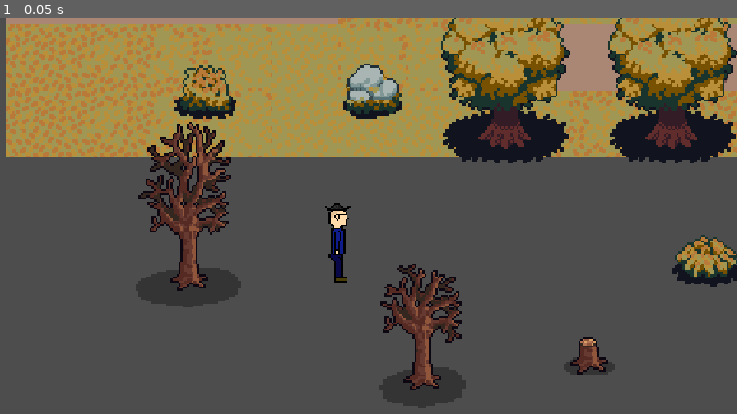
Above: before the commit, frame 1.
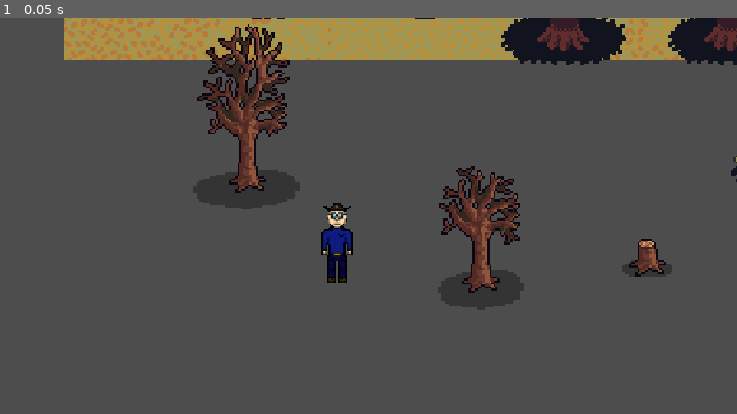
Above: after the commit, the same moment.

Repository: skyrix1627/GraveGuard
Game: Godot game, scene res://scenes/game.tscn
Two runs of this game, one before a commit and one after it. Both use one fixed random seed, a clock stepped at 60 frames per second and the inputs below.
Inputs:
- Up to frame 1 (0.05 s): no input

The runs differ from the first frame. In frame 1, 43% of the frame differs, in the area x 0-100%, y 0-99%.

Commit message:
removed uneccessary parts, made character animations work

Diff:
--- a/main.gd
+++ /dev/null
@@ -1,11 +0,0 @@
-extends Node
-
-
-# Called when the node enters the scene tree for the first time.
-func _ready() -> void:
-	pass # Replace with function body.
-
-
-# Called every frame. 'delta' is the elapsed time since the previous frame.
-func _process(delta: float) -> void:
-	pass
--- a/player.tscn
+++ b/player.tscn
@@ -3,5 +3,5 @@
 [ext_resource type="Texture2D" uid="uid://b7ca1arfno1eq" path="res://assets/sprites/player.png" id="1_4flbx"]
 
 [node name="Player" type="Sprite2D" unique_id=115706461]
-position = Vector2(463, 542)
+position = Vector2(634, 427)
 texture = ExtResource("1_4flbx")
--- a/scenes/game.tscn
+++ b/scenes/game.tscn
@@ -1099,9 +1099,8 @@
 layer_0/tile_data = PackedInt32Array(524293, 786432, 7, 786449, 1048576, 9, 786444, 524288, 9)
 
 [node name="Player" parent="." unique_id=1489929400 instance=ExtResource("1_uwrxv")]
-z_index = 2
-position = Vector2(159, 153)
-
-[node name="Camera2D" type="Camera2D" parent="Player" unique_id=740775175]
+position = Vector2(131, 200)
+
+[node name="Camera2D" type="Camera2D" parent="Player" unique_id=635150077]
 zoom = Vector2(3, 3)
 position_smoothing_enabled = true
--- a/scenes/player.tscn
+++ b/scenes/player.tscn
@@ -27,6 +27,8 @@
 	if Input.is_action_pressed(\"move_up\"):
 		velocity.y -= 1
 
+
+
 	if velocity.length() > 0:
 		velocity = velocity.normalized() * speed
 		$AnimatedSprite2D.play()
@@ -34,16 +36,15 @@
 		$AnimatedSprite2D.stop()
 
 	position += velocity * delta
-	#position = position.clamp(Vector2.ZERO, screen_size)
 
 	if velocity.x != 0:
-		#$AnimatedSprite2D.animation = \"walk\"
+		$AnimatedSprite2D.animation = \"leftWalking\"
 		$AnimatedSprite2D.flip_v = false
 		$AnimatedSprite2D.flip_h = velocity.x < 0
 "
 
 [sub_resource type="RectangleShape2D" id="RectangleShape2D_yqjtg"]
-size = Vector2(11, 9)
+size = Vector2(10, 9)
 
 [sub_resource type="AtlasTexture" id="AtlasTexture_jej6c"]
 atlas = ExtResource("2_qhqgy")
@@ -130,11 +131,10 @@
 script = SubResource("GDScript_g2els")
 
 [node name="CollisionShape2D" type="CollisionShape2D" parent="." unique_id=1978964934]
-position = Vector2(0.5, 15)
+position = Vector2(0, 15)
 shape = SubResource("RectangleShape2D_yqjtg")
 
 [node name="AnimatedSprite2D" type="AnimatedSprite2D" parent="." unique_id=1650926126]
 scale = Vector2(0.4, 0.4)
 sprite_frames = SubResource("SpriteFrames_dkgtv")
-animation = &"leftWalking"
-frame_progress = 0.54562396
+animation = &"idle"
Not shown, removed: main.gd.uid
